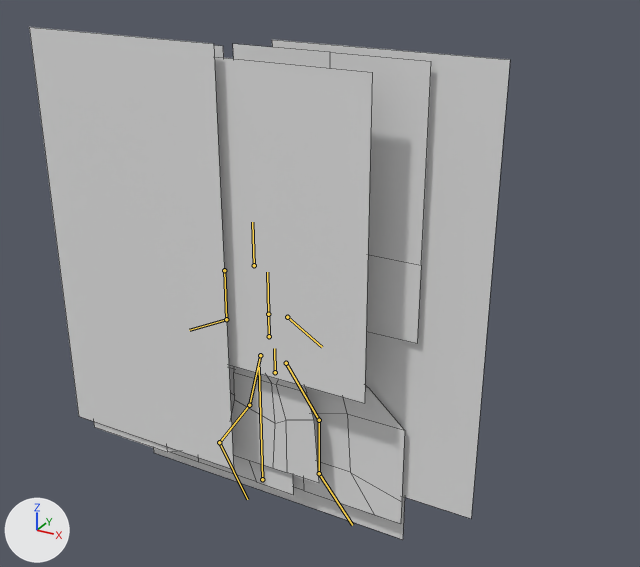
Renders of the FBX model Unity/Assets/Arcadians/AvatarFemale/avatarFemale.fbx from each side of a commit.
Both versions are drawn from a camera (50 mm lens) standing at (3.38, -5.15, 4.48) and looking at (0.42, 0.24, 1.79). Arrows for +X, +Y and +Z are at lower left; the lights stay in place. The bones that bend it are drawn over the model as lines. Mesh edges are drawn as thin lines.

The first picture shows 'avatar.Female'.
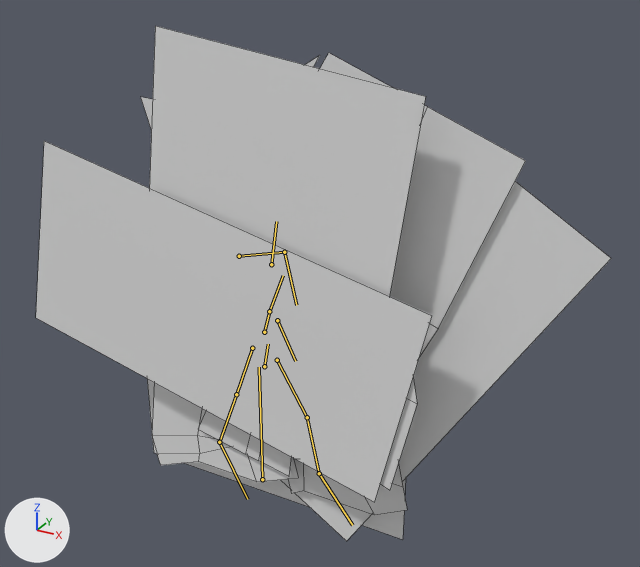
The newer file adds an action. The first version stands in its rest pose; the second is drawn at frame 12 of the action 'female.armature|m.win'.

Location of each change, (x1, y1, x2, y2) in pixels of the pictures (640 x 567 px):
'avatar.Female', posed (20% wider)
    before: (29, 27, 510, 539)
    after: (36, 26, 611, 541)
bone 'b_Spine.001', root to tip
    before: (275, 372) to (274, 348)
    after: (264, 366) to (268, 344)
bone 'b_Spine.002', root to tip
    before: (269, 336) to (268, 314)
    after: (264, 332) to (269, 311)
bone 'b_Spine.003', root to tip
    before: (268, 314) to (267, 272)
    after: (269, 311) to (283, 275)
bone 'b_Head', root to tip
    before: (254, 265) to (252, 222)
    after: (271, 264) to (276, 221)
bone 'b_LArm', root to tip
    before: (287, 317) to (322, 347)
    after: (277, 320) to (295, 361)
bone 'b_RArm.001', root to tip
    before: (224, 270) to (226, 319)
    after: (239, 256) to (284, 252)
bone 'b_RArm.002', root to tip
    before: (226, 319) to (189, 330)
    after: (284, 252) to (296, 305)
bone 'b_LLeg.001', root to tip
    before: (286, 363) to (319, 420)
    after: (277, 360) to (307, 417)
bone 'b_LLeg.002', root to tip
    before: (319, 420) to (319, 473)
    after: (307, 417) to (319, 473)
bone 'b_RLeg.001', root to tip
    before: (260, 355) to (249, 405)
    after: (252, 348) to (236, 394)
bone 'b_RLeg.002', root to tip
    before: (249, 405) to (219, 442)
    after: (236, 394) to (219, 442)

Diff of the bpy script that builds the scene:
```diff
--- a/Unity/Assets/Arcadians/AvatarFemale/avatarFemale.fbx.py
+++ b/Unity/Assets/Arcadians/AvatarFemale/avatarFemale.fbx.py
@@ bone_b_spine_001 @@
 bone_b_spine_001 = bpy.data.objects['female.armature'].pose.bones['b_Spine.001']  # child of 'Root'
-bone_b_spine_001.location = (0.0, 0.0, 0.0)
-bone_b_spine_001.rotation_quaternion = (1.0, 0.0, 0.0, 0.0)  # degrees (0, 0, 0)
+bone_b_spine_001.location = (-0.098, 0.028, 0.0)
+bone_b_spine_001.rotation_quaternion = (0.995, 0.0, 0.0, -0.097)  # degrees (0, 0, -11)
@@ bone_b_spine_002 @@
 bone_b_spine_002 = bpy.data.objects['female.armature'].pose.bones['b_Spine.002']  # child of 'b_Spine.001'
-bone_b_spine_002.rotation_quaternion = (1.0, 0.0, 0.0, 0.0)  # degrees (0, 0, 0)
+bone_b_spine_002.rotation_quaternion = (1.0, 0.0, 0.0, -0.031)  # degrees (0, 0, -4)
@@ bone_b_spine_003 @@
 bone_b_spine_003 = bpy.data.objects['female.armature'].pose.bones['b_Spine.003']  # child of 'b_Spine.002'
-bone_b_spine_003.rotation_quaternion = (1.0, 0.0, 0.0, 0.0)  # degrees (0, 0, 0)
+bone_b_spine_003.rotation_quaternion = (0.998, 0.0, 0.0, -0.061)  # degrees (0, 0, -7)
@@ bone_b_head @@
 bone_b_head = bpy.data.objects['female.armature'].pose.bones['b_Head']  # child of 'b_Spine.003'
-bone_b_head.rotation_quaternion = (1.0, 0.0, 0.0, 0.0)  # degrees (0, 0, 0)
+bone_b_head.rotation_quaternion = (0.993, 0.0, 0.0, 0.118)  # degrees (0, 0, 14)
@@ bone_b_larm @@
 bone_b_larm = bpy.data.objects['female.armature'].pose.bones['b_LArm']  # child of 'b_Spine.003'
-bone_b_larm.location = (0.0, 0.0, 0.0)
-bone_b_larm.rotation_quaternion = (1.0, 0.0, 0.0, 0.0)  # degrees (0, 0, 0)
+bone_b_larm.location = (0.081, -0.045, 0.0)
+bone_b_larm.rotation_quaternion = (0.996, 0.0, 0.0, -0.089)  # degrees (0, 0, -10)
@@ bone_b_rarm_001 @@
 bone_b_rarm_001 = bpy.data.objects['female.armature'].pose.bones['b_RArm.001']  # child of 'b_Spine.003'
-bone_b_rarm_001.rotation_quaternion = (1.0, 0.0, 0.0, 0.0)  # degrees (0, 0, 0)
+bone_b_rarm_001.rotation_quaternion = (0.449, 0.0, 0.0, -0.893)  # degrees (0, 0, -127)
@@ bone_b_rarm_002 @@
 bone_b_rarm_002 = bpy.data.objects['female.armature'].pose.bones['b_RArm.002']  # child of 'b_RArm.001'
-bone_b_rarm_002.rotation_quaternion = (1.0, 0.0, 0.0, 0.0)  # degrees (0, 0, 0)
+bone_b_rarm_002.rotation_quaternion = (0.971, 0.0, 0.0, 0.241)  # degrees (0, 0, 28)
@@ bone_b_lleg_001 @@
 bone_b_lleg_001 = bpy.data.objects['female.armature'].pose.bones['b_LLeg.001']  # child of 'b_Spine.001'
-bone_b_lleg_001.rotation_quaternion = (1.0, 0.0, 0.0, 0.0)  # degrees (0, 0, 0)
+bone_b_lleg_001.rotation_quaternion = (0.998, 0.0, 0.0, -0.065)  # degrees (0, 0, -7)
@@ bone_b_lleg_002 @@
 bone_b_lleg_002 = bpy.data.objects['female.armature'].pose.bones['b_LLeg.002']  # child of 'b_LLeg.001'
-bone_b_lleg_002.rotation_quaternion = (1.0, 0.0, 0.0, 0.0)  # degrees (0, 0, 0)
+bone_b_lleg_002.rotation_quaternion = (0.99, 0.0, 0.0, -0.138)  # degrees (0, 0, -16)
@@ bone_b_lfoot @@
 bone_b_lfoot = bpy.data.objects['female.armature'].pose.bones['b_LFoot']  # child of 'b_LLeg.002'
-bone_b_lfoot.rotation_quaternion = (1.0, 0.0, 0.0, 0.0)  # degrees (0, 0, 0)
+bone_b_lfoot.rotation_quaternion = (0.994, -0.106, 0.0, 0.0)  # degrees (-12, 0, 0)
@@ bone_b_rleg_001 @@
 bone_b_rleg_001 = bpy.data.objects['female.armature'].pose.bones['b_RLeg.001']  # child of 'b_Spine.001'
-bone_b_rleg_001.rotation_quaternion = (1.0, 0.0, 0.0, 0.0)  # degrees (0, 0, 0)
+bone_b_rleg_001.rotation_quaternion = (0.999, 0.0, 0.0, 0.045)  # degrees (0, 0, 5)
@@ bone_b_rleg_002 @@
 bone_b_rleg_002 = bpy.data.objects['female.armature'].pose.bones['b_RLeg.002']  # child of 'b_RLeg.001'
-bone_b_rleg_002.rotation_quaternion = (1.0, 0.0, 0.0, 0.0)  # degrees (0, 0, 0)
+bone_b_rleg_002.rotation_quaternion = (0.984, 0.0, 0.0, 0.175)  # degrees (0, 0, 20)
@@ bone_b_rfoot @@
 bone_b_rfoot = bpy.data.objects['female.armature'].pose.bones['b_RFoot']  # child of 'b_RLeg.002'
-bone_b_rfoot.rotation_quaternion = (1.0, 0.0, 0.0, 0.0)  # degrees (0, 0, 0)
+bone_b_rfoot.rotation_quaternion = (0.992, 0.0, 0.0, -0.127)  # degrees (0, 0, -15)
```
